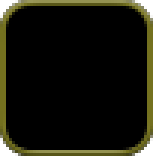
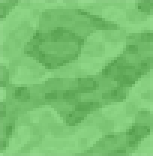
The second 153 × 156 image is a revision of the first. Changes to its layers:
hid "Rectángulo redondeado 1" over [0, 0, 153, 156]
added layer "seleccionado" (1st of 2) above "seleccionado" over [0, 0, 153, 156]
hid "Rectángulo redondeado 2" over [0, 0, 153, 156]
